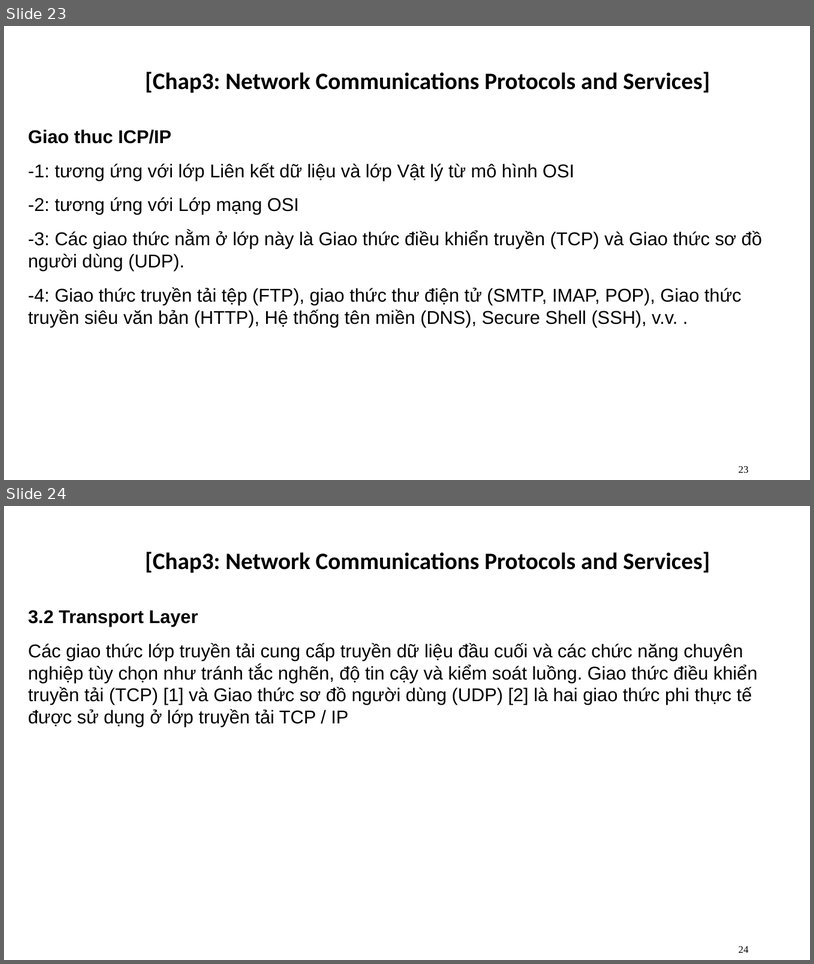
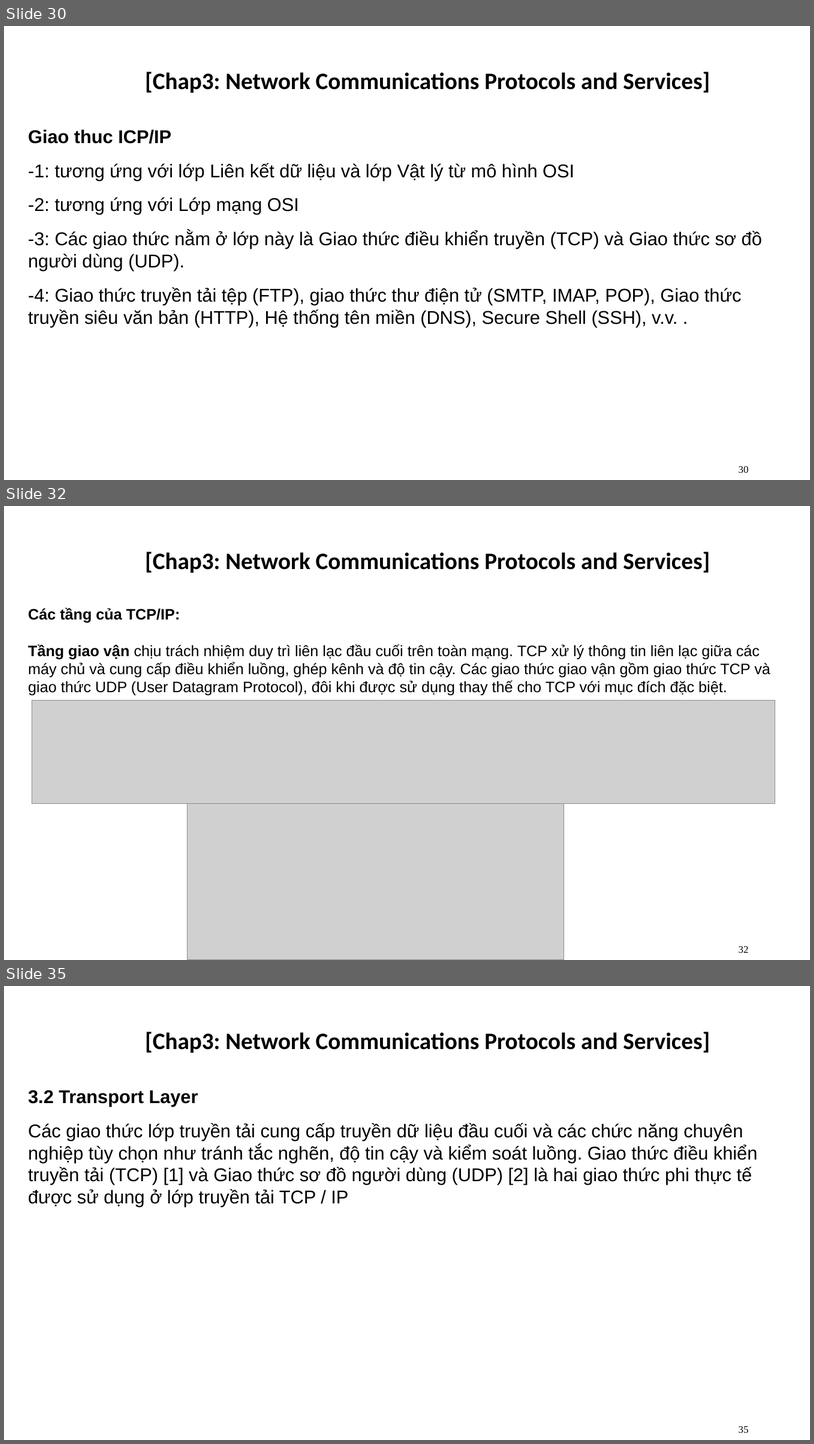
Before and after one commit to quang-vn26/Advanced-Network-Programming-Tieng-Viet-, a slide deck: pp1.pptx. Shown one above the other, each under a label of ours: slides 23 and 24 before the commit, slides 30, 32 and 35 after it; the slides between them are not shown. The pictures are 814x964 and 814x1444 pixels, drawn with LibreOffice and Linux fonts; fonts in the diff are those of the drawing; grey boxes stand for pictures; background and template pictures are left out. Boxes give left, top, right and bottom in pixels: in the first picture for what was removed or moved away, otherwise in the second. Text is boxed around its words. In the diff, an @@ line names an element or a change of style, - is before the commit and + after.

```diff
--- a/pp1.pptx
+++ b/pp1.pptx
@@ slide 32 added at (4, 506, 810, 960), background picture (left out) @@
@@ text added at (145, 552, 710, 573), 28 pt, text #000000, bold @@
+[Chap3: Network Communications Protocols and Services]
@@ text added at (28, 607, 771, 696), 18 pt, text #000000 @@
+Các tầng của TCP/IP:
+Tầng giao vận chịu trách nhiệm duy trì liên lạc đầu cuối trên toàn mạng. TCP xử lý thông tin liên lạc giữa các máy chủ và cung cấp điều khiển luồng, ghép kênh và độ tin cậy. Các giao thức giao vận gồm giao thức TCP và giao thức UDP (User Datagram Protocol), đôi khi được sử dụng thay thế cho TCP với mục đích đặc biệt.
@@ picture added at (32, 700, 776, 804) @@
@@ picture added at (188, 714, 564, 959) @@
@@ page number added at (739, 946, 749, 952), 12 pt, text #000000 @@
+32
@@ what was slide 23 is now slide 30 @@
@@ page number at (739, 466, 749, 472): text changed @@
-23
+30
@@ what was slide 24 is now slide 35 @@
@@ page number at (739, 1426, 749, 1432): text changed @@
-24
+35
```
Also in this commit, not shown: 16 slides changed, 10 other slides added, 2 slides removed.
